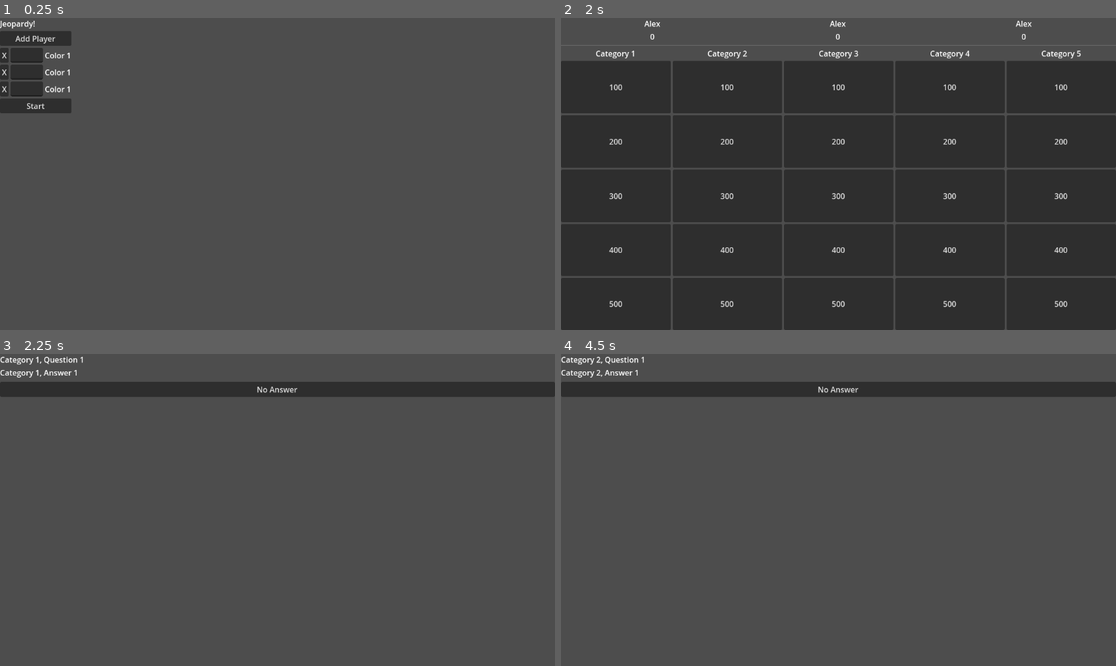
Above: before the commit, frames 1-4 (two rows, left to right).
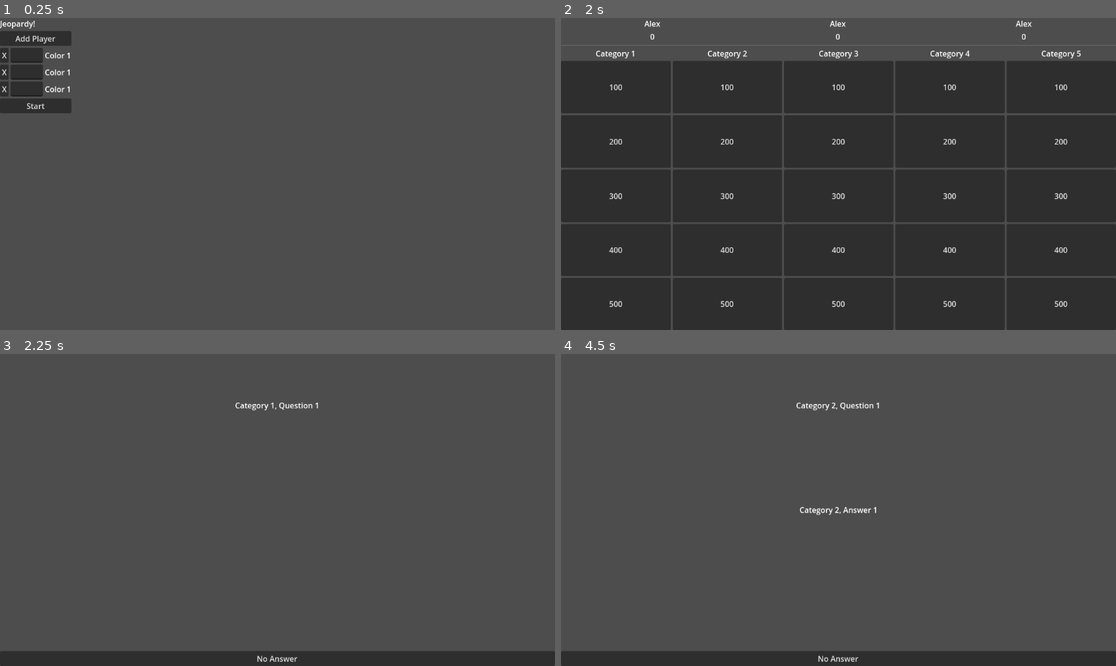
Above: after the commit, the same moments.

Repository: Team815/Jeopardy
Game: Godot game, scene res://setup.tscn
Two runs of this game, one before a commit and one after it. Both use one fixed random seed, a clock stepped at 60 frames per second and the inputs below.
Inputs (mouse positions are in pixels of both pictures, inside the frame that each line leads up to):
- Up to frame 1 (0.25 s): no input
- Up to frame 2 (2 s): click (588, 55) at 0.52 s; type "Alex" at 0.6 s; click (588, 71) at 0.75 s; type "Alex" at 0.83 s; click (588, 89) at 0.98 s; type "Alex" at 1.07 s; click "Start" at 1.25 s
- Up to frame 3 (2.25 s): click "100" at 2 s
- Up to frame 4 (4.5 s): click "No Answer" at 2.75 s; click "100" at 3.5 s; tap Enter (reveal_answer, bound only after the commit) at 4.25 s; hold Enter (reveal_answer, bound only after the commit) from 4.28 s (still down)

Frames 1-2 are identical in both runs. In frame 3, 9.7% of the frame differs, in the area x 0-100%, y 0-100%; in frame 4, 9.9%.

Commit message:
Improve question display format

Diff:
--- a/project.godot
+++ b/project.godot
@@ -36,3 +36,9 @@
 "events": [Object(InputEventJoypadButton,"resource_local_to_scene":false,"resource_name":"","device":-1,"button_index":13,"pressure":0.0,"pressed":false,"script":null)
 ]
 }
+reveal_answer={
+"deadzone": 0.5,
+"events": [Object(InputEventKey,"resource_local_to_scene":false,"resource_name":"","device":0,"window_id":0,"alt_pressed":false,"shift_pressed":false,"ctrl_pressed":false,"meta_pressed":false,"pressed":false,"keycode":0,"physical_keycode":4194309,"key_label":0,"unicode":0,"echo":false,"script":null)
+, Object(InputEventKey,"resource_local_to_scene":false,"resource_name":"","device":0,"window_id":0,"alt_pressed":false,"shift_pressed":false,"ctrl_pressed":false,"meta_pressed":false,"pressed":false,"keycode":0,"physical_keycode":32,"key_label":0,"unicode":0,"echo":false,"script":null)
+]
+}
--- a/question_selection.gd
+++ b/question_selection.gd
@@ -13,6 +13,8 @@
 func _input(event):
 	if event.is_action_pressed("answer"):
 		_add_player_to_queue(Globals.players[event.device])
+	elif event.is_action_pressed("reveal_answer"):
+		%Answer.show()
 
 
 func _on_return_pressed():
--- a/question_selection.tscn
+++ b/question_selection.tscn
@@ -16,40 +16,77 @@
 [node name="Question" type="Label" parent="VBoxContainer"]
 unique_name_in_owner = true
 layout_mode = 2
+size_flags_vertical = 6
+horizontal_alignment = 1
 
-[node name="Answer" type="Label" parent="VBoxContainer"]
+[node name="Control" type="Control" parent="VBoxContainer"]
+layout_mode = 2
+size_flags_vertical = 3
+
+[node name="Answer" type="Label" parent="VBoxContainer/Control"]
+unique_name_in_owner = true
+visible = false
+layout_mode = 1
+anchors_preset = 8
+anchor_left = 0.5
+anchor_top = 0.5
+anchor_right = 0.5
+anchor_bottom = 0.5
+offset_left = -0.5
+offset_top = -11.5
+offset_right = 0.5
+offset_bottom = 11.5
+grow_horizontal = 2
+grow_vertical = 2
+size_flags_vertical = 6
+horizontal_alignment = 1
+
+[node name="VBoxContainer" type="VBoxContainer" parent="VBoxContainer"]
+layout_mode = 2
+size_flags_vertical = 3
+theme_override_constants/separation = 20
+alignment = 2
+
+[node name="HBoxContainer" type="HBoxContainer" parent="VBoxContainer/VBoxContainer"]
+layout_mode = 2
+
+[node name="Control" type="Control" parent="VBoxContainer/VBoxContainer/HBoxContainer"]
+layout_mode = 2
+size_flags_horizontal = 3
+
+[node name="VBoxContainer" type="VBoxContainer" parent="VBoxContainer/VBoxContainer/HBoxContainer"]
+layout_mode = 2
+size_flags_horizontal = 3
+
+[node name="AnswerQueue" type="VBoxContainer" parent="VBoxContainer/VBoxContainer/HBoxContainer/VBoxContainer"]
 unique_name_in_owner = true
 layout_mode = 2
 
-[node name="AnswerQueue" type="VBoxContainer" parent="VBoxContainer"]
-unique_name_in_owner = true
-layout_mode = 2
-
-[node name="AnswerAttempt" type="HBoxContainer" parent="VBoxContainer"]
+[node name="AnswerAttempt" type="HBoxContainer" parent="VBoxContainer/VBoxContainer/HBoxContainer/VBoxContainer"]
 unique_name_in_owner = true
 visible = false
 layout_mode = 2
 
-[node name="Answerer" type="Label" parent="VBoxContainer/AnswerAttempt"]
+[node name="Answerer" type="Label" parent="VBoxContainer/VBoxContainer/HBoxContainer/VBoxContainer/AnswerAttempt"]
 unique_name_in_owner = true
 layout_mode = 2
 
-[node name="Answering" type="Label" parent="VBoxContainer/AnswerAttempt"]
+[node name="Answering" type="Label" parent="VBoxContainer/VBoxContainer/HBoxContainer/VBoxContainer/AnswerAttempt"]
 layout_mode = 2
 text = "answering..."
 
-[node name="Right" type="Button" parent="VBoxContainer/AnswerAttempt"]
+[node name="Right" type="Button" parent="VBoxContainer/VBoxContainer/HBoxContainer/VBoxContainer/AnswerAttempt"]
 layout_mode = 2
 text = "Right"
 
-[node name="Wrong" type="Button" parent="VBoxContainer/AnswerAttempt"]
+[node name="Wrong" type="Button" parent="VBoxContainer/VBoxContainer/HBoxContainer/VBoxContainer/AnswerAttempt"]
 layout_mode = 2
 text = "Wrong"
 
-[node name="Return" type="Button" parent="VBoxContainer"]
+[node name="Return" type="Button" parent="VBoxContainer/VBoxContainer"]
 layout_mode = 2
 text = "No Answer"
 
-[connection signal="pressed" from="VBoxContainer/AnswerAttempt/Right" to="." method="_on_right_pressed"]
-[connection signal="pressed" from="VBoxContainer/AnswerAttempt/Wrong" to="." method="_on_wrong_pressed"]
-[connection signal="pressed" from="VBoxContainer/Return" to="." method="_on_return_pressed"]
+[connection signal="pressed" from="VBoxContainer/VBoxContainer/HBoxContainer/VBoxContainer/AnswerAttempt/Right" to="." method="_on_right_pressed"]
+[connection signal="pressed" from="VBoxContainer/VBoxContainer/HBoxContainer/VBoxContainer/AnswerAttempt/Wrong" to="." method="_on_wrong_pressed"]
+[connection signal="pressed" from="VBoxContainer/VBoxContainer/Return" to="." method="_on_return_pressed"]
